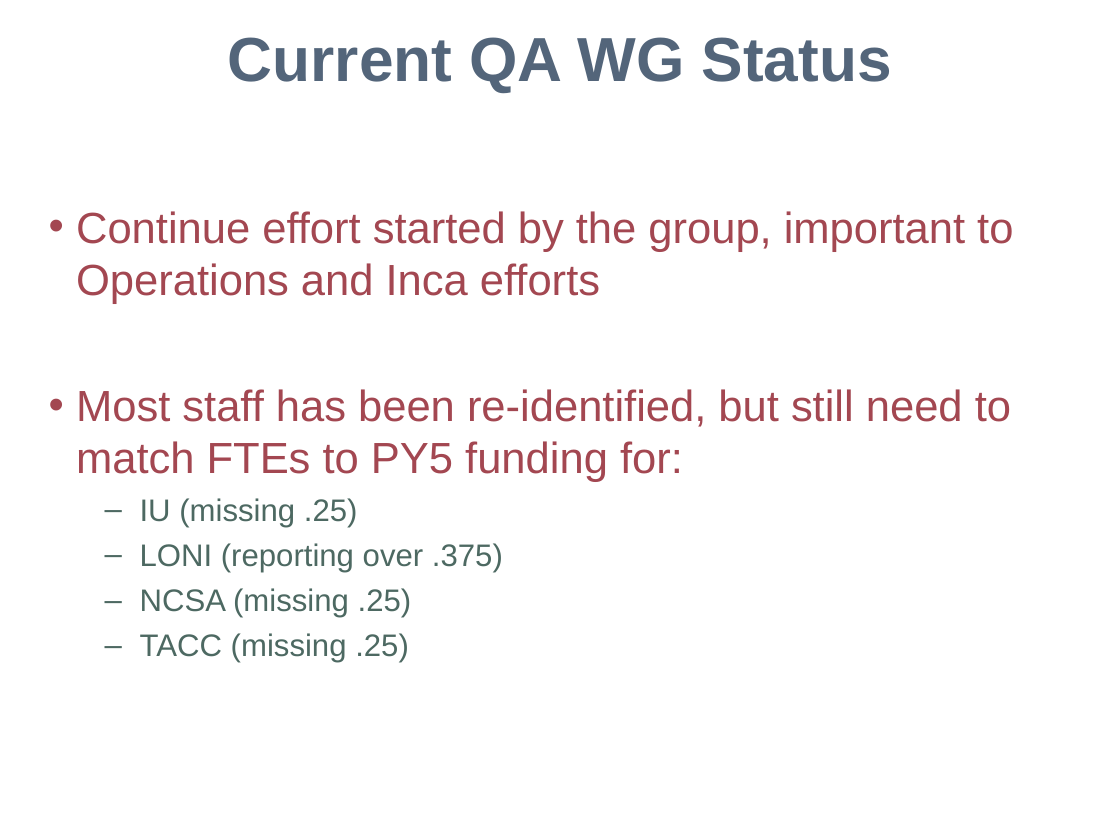
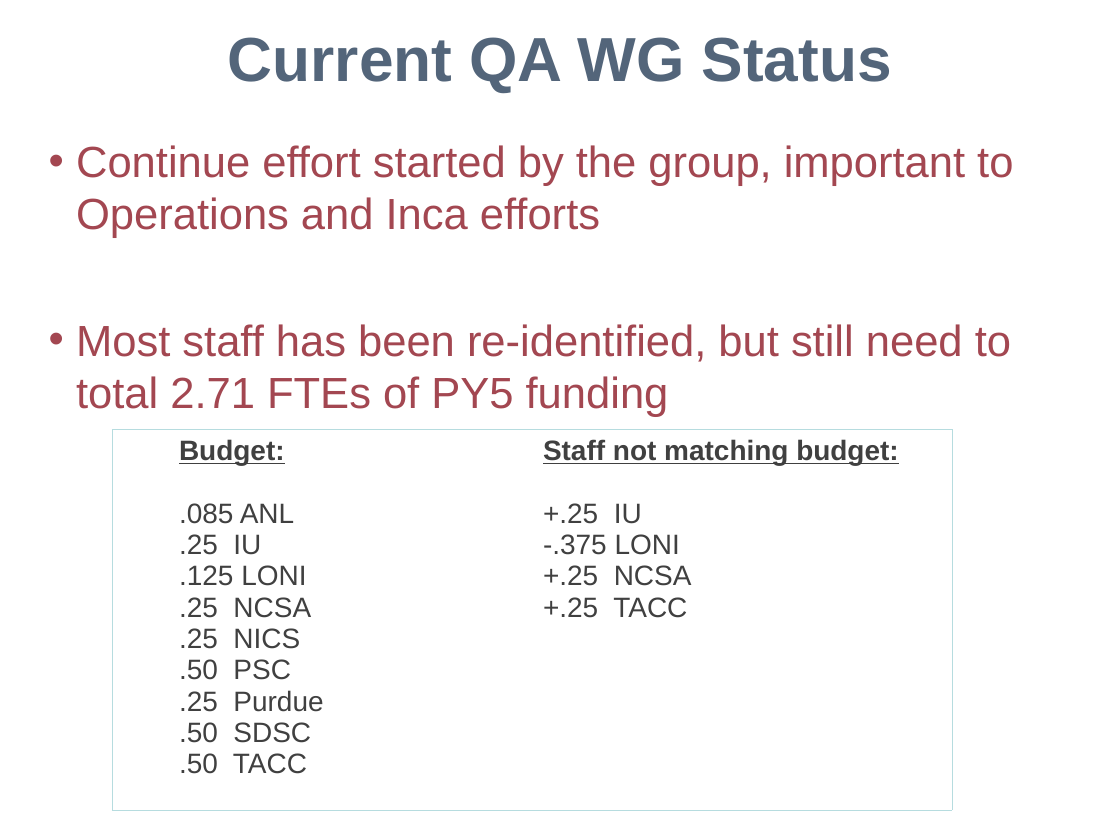
Before and after one commit to IncaProject/inca-xsede, a slide deck: slide 6 of talks/2009/tg-quarterly-nov-09.ppt. Drawn at 1120x840 pixels with LibreOffice and Linux fonts; fonts in the diff are those of the drawing; background and template pictures are left out. Boxes give left, top, right and bottom in pixels: in the first picture for what was removed or moved away, otherwise in the second. Text is boxed around its words. In the diff, an @@ line names an element or a change of style, - is before the commit and + after.

```diff
--- a/talks/2009/tg-quarterly-nov-09.ppt
+++ b/talks/2009/tg-quarterly-nov-09.ppt
@@ text "Continue effort started by the ..." moved from (x1=76, y1=211, x2=1013, y2=663) to (x1=76, y1=145, x2=1013, y2=417) @@
@@ text at (x1=76, y1=324, x2=1011, y2=417): text changed @@
-• Most staff has been re-identified, but still need to match FTEs to PY5 funding for:
-  – IU (missing .25)
-  – LONI (reporting over .375)
-  – NCSA (missing .25)
-  – TACC (missing .25)
+• Most staff has been re-identified, but still need to total 2.71 FTEs of PY5 funding
@@ table added at (x1=112, y1=429, x2=952, y2=810), 1 rows, 2 columns @@
+Budget: / .085 ANL / .25 IU / .125 LONI / .25 NCSA / .25 NICS / .50 PSC / .25 Purdue / .50 SDSC / .50 TACC | Staff not matching budget: / +.25 IU / -.375 LONI / +.25 NCSA / +.25 TACC
```
Also in this commit, not shown: 2 other slides changed.
